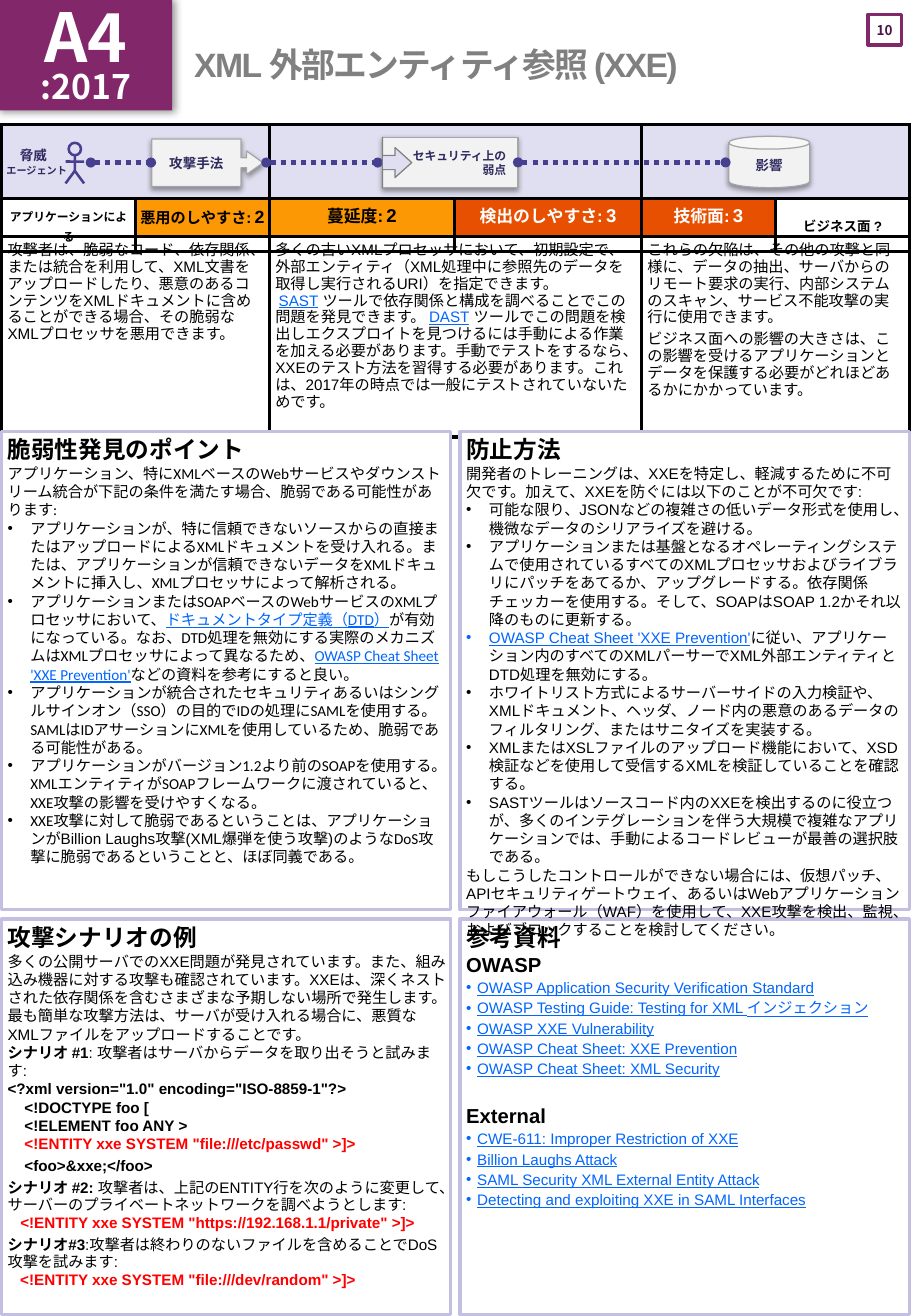
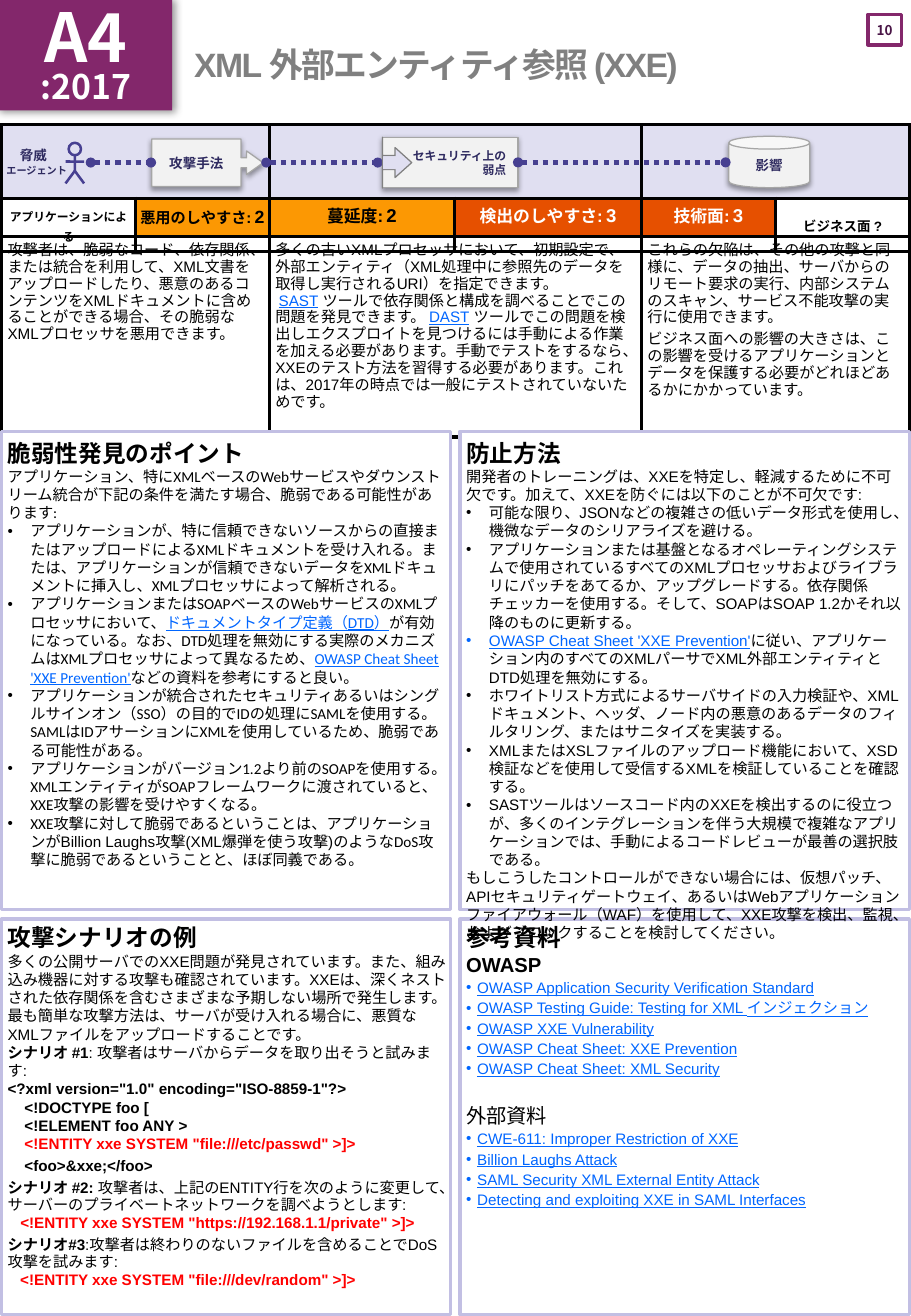
Before and after one commit to OWASP/Top10, a slide deck: slide 11 of 2017/ja/OWASP Top 10-2017(ja).pptx. Drawn at 911x1316 pixels with LibreOffice and Linux fonts; fonts in the diff are those of the drawing. Boxes give left, top, right and bottom in pixels: in the first picture for what was removed or moved away, otherwise in the second. Text is boxed around its words. In the diff, an @@ line names an element or a change of style, - is before the commit and + after.

```diff
--- a/2017/ja/OWASP Top 10-2017(ja).pptx
+++ b/2017/ja/OWASP Top 10-2017(ja).pptx
@@ text at box(8, 441, 245, 464): line spacing 0.9 to 1 @@
@@ text at box(466, 441, 561, 464): line spacing 0.9 to 1 @@
@@ text at box(489, 634, 899, 738): text changed @@
-• OWASP Cheat Sheet 'XXE Prevention'に従い、アプリケーション内のすべてのXMLパーサーでXML外部エンティティとDTD処理を無効にする。
-• ホワイトリスト方式によるサーバーサイドの入力検証や、XMLドキュメント、ヘッダ、ノード内の悪意のあるデータのフィルタリング、またはサニタイズを実装する。
+• OWASP Cheat Sheet 'XXE Prevention'に従い、アプリケーション内のすべてのXMLパーサでXML外部エンティティとDTD処理を無効にする。
+• ホワイトリスト方式によるサーバサイドの入力検証や、XMLドキュメント、ヘッダ、ノード内の悪意のあるデータのフィルタリング、またはサニタイズを実装する。
@@ text at box(466, 1106, 547, 1125): text changed; bold off @@
-External
+外部資料
```
Also in this commit, not shown: 18 other slides changed, 1 other file.
